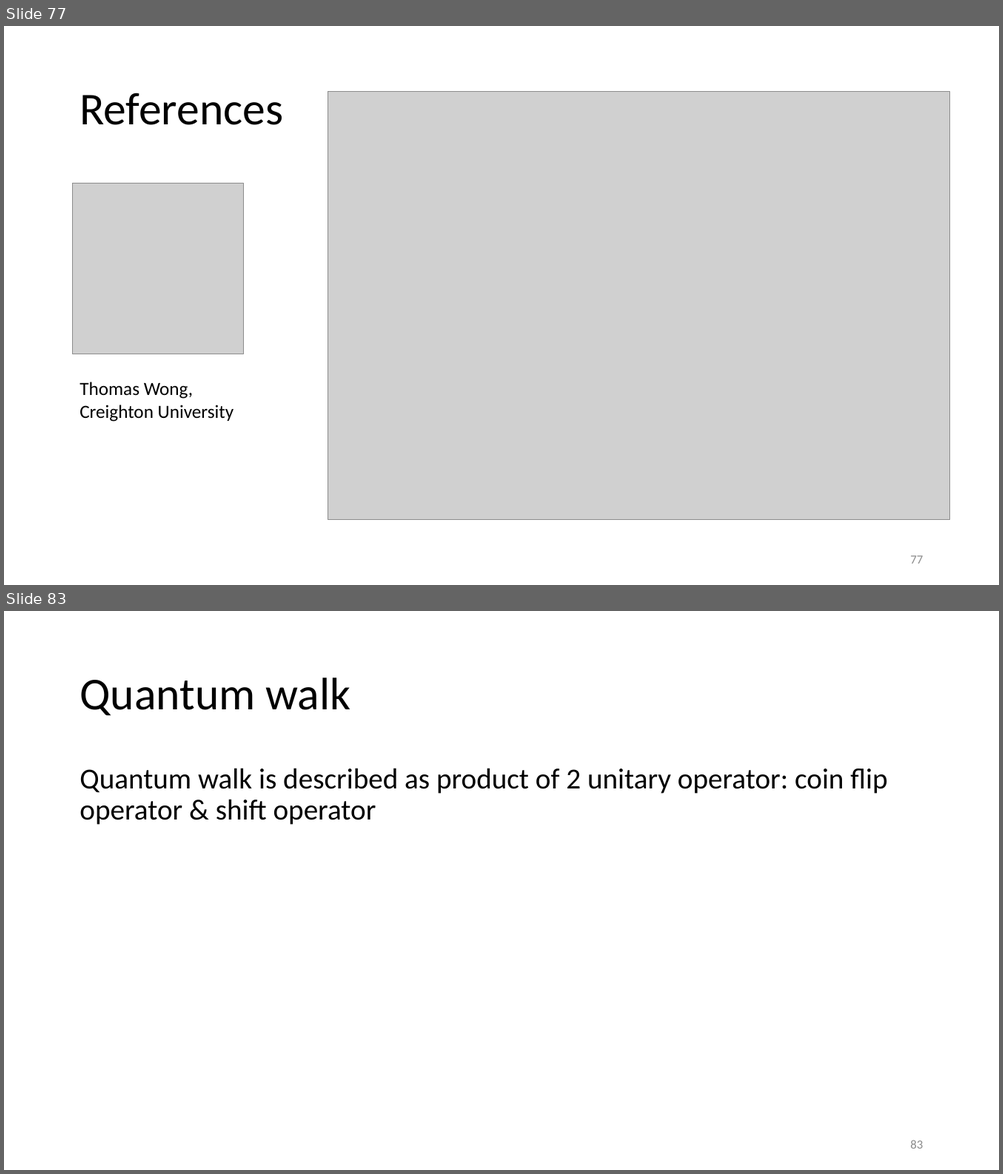
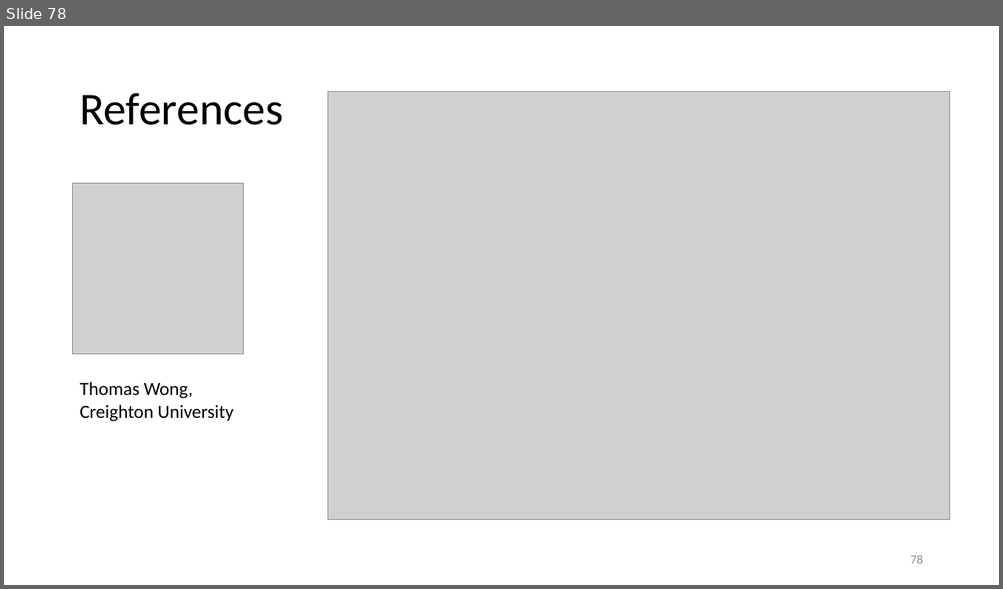
Before and after one commit to vutuanhai237/CourseMaterialsUIT, a slide deck: SExxx-Programming for quantum computer/Slide/4. quantum algo.pptx. Shown one above the other, each under a label of ours: slides 77 and 83 before the commit, slide 78 after it; the slides between them are not shown. The pictures are 1003x1174 and 1003x589 pixels, drawn with LibreOffice and Linux fonts; fonts in the diff are those of the drawing; grey boxes stand for pictures. Boxes give left, top, right and bottom in pixels: in the first picture for what was removed or moved away, otherwise in the second. Text is boxed around its words. In the diff, an @@ line names an element or a change of style, - is before the commit and + after.

```diff
--- a/SExxx-Programming for quantum computer/Slide/4. quantum algo.pptx
+++ b/SExxx-Programming for quantum computer/Slide/4. quantum algo.pptx
@@ slide 83 removed at [4,611,999,1170], background #FFFFFF @@
@@ title removed at [79,678,351,715] @@
-Quantum walk
@@ text removed at [79,768,887,825] @@
-Quantum walk is described as product of 2 unitary operator: coin flip operator & shift operator
@@ page number removed at [910,1140,922,1149] @@
-83
@@ what was slide 77 is now slide 78 @@
@@ page number at [910,555,922,564]: text changed @@
-77
+78
```
Also in this commit, not shown: 9 slides changed, 1 slide added, 23 other slides removed, 7 other files.
